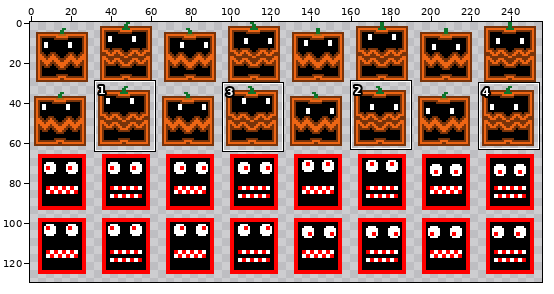
Two states of a sprite sheet, sprites/fantom.png. The picture above shows the old version from afar; the outline marks the close-up.
Close-up. Old version:
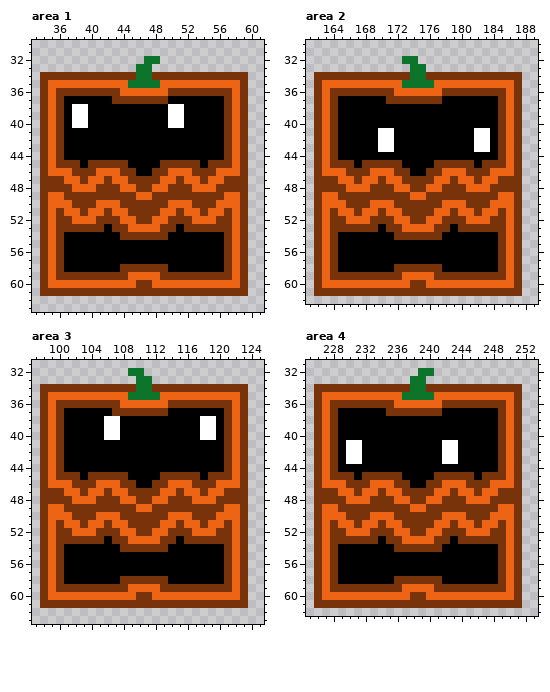
The file is 256x256 pixels. Shown: area 1: x 33..61, y 30..63; area 2: x 161..189, y 30..62; area 3: x 97..125, y 31..63; area 4: x 225..253, y 31..62. The wide view leaves out empty margins. The commit also changed other parts of the picture, which this record leaves out.
After the commit:
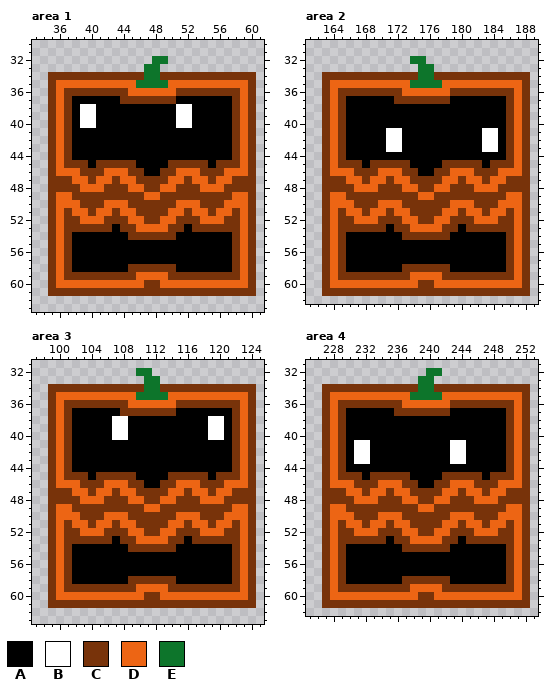
Palette (. is transparent): A #000000  B #ffffff  C #78330a  D #ed6514  E #0d752b
What changed:
Area 1:
y 32: x 47 E -> .; x 49 . -> E
y 33: x 46 E -> .; x 48 . -> E
y 34: x 34 C -> .; x 46 E -> C; x 48 C -> E; x 60 . -> C
y 35: x 34..35 CD -> .C; x 45 E -> D; x 49 D -> E; x 59..60 C. -> DC
y 36: x 34..36 CDC -> .CD; x 44 D -> C; x 50 C -> D; x 58..60 DC. -> CDC
y 37: x 34..37 CDCA -> .CDC; x 43 C -> A; x 50 A -> C; x 57..60 CDC. -> ACDC
y 38..40: x 34..38 CDCAB -> .CDCA; x 40 A -> B; x 50 B -> A; x 52 A -> B; x 57..60 CDC. -> ACDC
y 41..44: x 34..37 CDCA -> .CDC; x 57..60 CDC. -> ACDC
y 45: x 34..36 CDC -> .CD; x 39..40 AC -> CA; x 45 A -> C; x 49 C -> A; x 54..55 AC -> CA; x 58..60 DC. -> CDC
y 46: x 34..35 CD -> .C; x 38 C -> D; x 41 D -> C; x 44 C -> D; x 46 A -> C; x 48 C -> A; x 50 D -> C; x 53 C -> D; x 56 D -> C; x 59..60 C. -> DC
y 47: x 34 C -> .; x 37 D -> C; x 39..40 CD -> DC; x 42..43 CD -> DC; x 45 C -> D; x 49 D -> C; x 51..52 CD -> DC; x 54..55 CD -> DC; x 57 C -> D; x 60 . -> C
y 48: x 34 C -> .; x 38 D -> C; x 41 C -> D; x 44 D -> C; x 46 C -> D; x 48 D -> C; x 50 C -> D; x 53 D -> C; x 56 C -> D; x 60 . -> C
y 49: x 34..35 CD -> .C; x 37 C -> D; x 46 D -> C; x 48 C -> D; x 57 D -> C; x 59..60 C. -> DC
y 50: x 34..35 CD -> .C; x 38 C -> D; x 41 D -> C; x 44 C -> D; x 50 D -> C; x 53 C -> D; x 56 D -> C; x 59..60 C. -> DC
y 51: x 34..37 CDCD -> .CDC; x 39..40 CD -> DC; x 42..43 CD -> DC; x 45 C -> D; x 49 D -> C; x 51..52 CD -> DC; x 54..55 CD -> DC; x 57..60 CDC. -> DCDC
y 52: x 34..36 CDC -> .CD; x 38 D -> C; x 41 C -> D; x 44 D -> C; x 46 C -> D; x 48 D -> C; x 50 C -> D; x 53 D -> C; x 56 C -> D; x 58..60 DC. -> CDC
y 53: x 34..36 CDC -> .CD; x 42..43 AC -> CA; x 45 D -> C; x 49 C -> D; x 51..52 AC -> CA; x 58..60 DC. -> CDC
y 54: x 34..37 CDCA -> .CDC; x 44 C -> A; x 50 A -> C; x 57..60 CDC. -> ACDC
y 55..57: x 34..37 CDCA -> .CDC; x 57..60 CDC. -> ACDC
y 58: x 34..37 CDCA -> .CDC; x 44 C -> A; x 50 A -> C; x 57..60 CDC. -> ACDC
y 59: x 34..36 CDC -> .CD; x 45 D -> C; x 49 C -> D; x 58..60 DC. -> CDC
y 60: x 34..35 CD -> .C; x 46 C -> D; x 48 D -> C; x 59..60 C. -> DC
y 61: x 34 C -> .; x 60 . -> C
Area 2:
y 32: x 173 E -> .; x 175 . -> E
y 33: x 174 E -> .; x 176 . -> E
y 34: x 162 C -> .; x 174 E -> C; x 176 C -> E; x 188 . -> C
y 35: x 162..163 CD -> .C; x 173 E -> D; x 177 D -> E; x 187..188 C. -> DC
y 36: x 162..164 CDC -> .CD; x 172 D -> C; x 178 C -> D; x 186..188 DC. -> CDC
y 37: x 162..165 CDCA -> .CDC; x 171 C -> A; x 178 A -> C; x 185..188 CDC. -> ACDC
y 38..40: x 162..165 CDCA -> .CDC; x 185..188 CDC. -> ACDC
y 41..43: x 162..165 CDCA -> .CDC; x 170 B -> A; x 172 A -> B; x 182 B -> A; x 184..188 ACDC. -> BACDC
y 44: x 162..165 CDCA -> .CDC; x 185..188 CDC. -> ACDC
y 45: x 162..164 CDC -> .CD; x 167..168 AC -> CA; x 173 A -> C; x 177 C -> A; x 182..183 AC -> CA; x 186..188 DC. -> CDC
y 46: x 162..163 CD -> .C; x 166 C -> D; x 169 D -> C; x 172 C -> D; x 174 A -> C; x 176 C -> A; x 178 D -> C; x 181 C -> D; x 184 D -> C; x 187..188 C. -> DC
y 47: x 162 C -> .; x 165 D -> C; x 167..168 CD -> DC; x 170..171 CD -> DC; x 173 C -> D; x 177 D -> C; x 179..180 CD -> DC; x 182..183 CD -> DC; x 185 C -> D; x 188 . -> C
y 48: x 162 C -> .; x 166 D -> C; x 169 C -> D; x 172 D -> C; x 174 C -> D; x 176 D -> C; x 178 C -> D; x 181 D -> C; x 184 C -> D; x 188 . -> C
y 49: x 162..163 CD -> .C; x 165 C -> D; x 174 D -> C; x 176 C -> D; x 185 D -> C; x 187..188 C. -> DC
y 50: x 162..163 CD -> .C; x 166 C -> D; x 169 D -> C; x 172 C -> D; x 178 D -> C; x 181 C -> D; x 184 D -> C; x 187..188 C. -> DC
y 51: x 162..165 CDCD -> .CDC; x 167..168 CD -> DC; x 170..171 CD -> DC; x 173 C -> D; x 177 D -> C; x 179..180 CD -> DC; x 182..183 CD -> DC; x 185..188 CDC. -> DCDC
y 52: x 162..164 CDC -> .CD; x 166 D -> C; x 169 C -> D; x 172 D -> C; x 174 C -> D; x 176 D -> C; x 178 C -> D; x 181 D -> C; x 184 C -> D; x 186..188 DC. -> CDC
y 53: x 162..164 CDC -> .CD; x 170..171 AC -> CA; x 173 D -> C; x 177 C -> D; x 179..180 AC -> CA; x 186..188 DC. -> CDC
y 54: x 162..165 CDCA -> .CDC; x 172 C -> A; x 178 A -> C; x 185..188 CDC. -> ACDC
y 55..57: x 162..165 CDCA -> .CDC; x 185..188 CDC. -> ACDC
y 58: x 162..165 CDCA -> .CDC; x 172 C -> A; x 178 A -> C; x 185..188 CDC. -> ACDC
y 59: x 162..164 CDC -> .CD; x 173 D -> C; x 177 C -> D; x 186..188 DC. -> CDC
y 60: x 162..163 CD -> .C; x 174 C -> D; x 176 D -> C; x 187..188 C. -> DC
y 61: x 162 C -> .; x 188 . -> C
Area 3:
y 32: x 109 E -> .; x 111 . -> E
y 33: x 110 E -> .; x 112 . -> E
y 34: x 98 C -> .; x 110 E -> C; x 112 C -> E; x 124 . -> C
y 35: x 98..99 CD -> .C; x 109 E -> D; x 113 D -> E; x 123..124 C. -> DC
y 36: x 98..100 CDC -> .CD; x 108 D -> C; x 114 C -> D; x 122..124 DC. -> CDC
y 37: x 98..101 CDCA -> .CDC; x 107 C -> A; x 114 A -> C; x 121..124 CDC. -> ACDC
y 38..40: x 98..101 CDCA -> .CDC; x 106 B -> A; x 108 A -> B; x 118 B -> A; x 120..124 ACDC. -> BACDC
y 41..44: x 98..101 CDCA -> .CDC; x 121..124 CDC. -> ACDC
y 45: x 98..100 CDC -> .CD; x 103..104 AC -> CA; x 109 A -> C; x 113 C -> A; x 118..119 AC -> CA; x 122..124 DC. -> CDC
y 46: x 98..99 CD -> .C; x 102 C -> D; x 105 D -> C; x 108 C -> D; x 110 A -> C; x 112 C -> A; x 114 D -> C; x 117 C -> D; x 120 D -> C; x 123..124 C. -> DC
y 47: x 98 C -> .; x 101 D -> C; x 103..104 CD -> DC; x 106..107 CD -> DC; x 109 C -> D; x 113 D -> C; x 115..116 CD -> DC; x 118..119 CD -> DC; x 121 C -> D; x 124 . -> C
y 48: x 98 C -> .; x 102 D -> C; x 105 C -> D; x 108 D -> C; x 110 C -> D; x 112 D -> C; x 114 C -> D; x 117 D -> C; x 120 C -> D; x 124 . -> C
y 49: x 98..99 CD -> .C; x 101 C -> D; x 110 D -> C; x 112 C -> D; x 121 D -> C; x 123..124 C. -> DC
y 50: x 98..99 CD -> .C; x 102 C -> D; x 105 D -> C; x 108 C -> D; x 114 D -> C; x 117 C -> D; x 120 D -> C; x 123..124 C. -> DC
y 51: x 98..101 CDCD -> .CDC; x 103..104 CD -> DC; x 106..107 CD -> DC; x 109 C -> D; x 113 D -> C; x 115..116 CD -> DC; x 118..119 CD -> DC; x 121..124 CDC. -> DCDC
y 52: x 98..100 CDC -> .CD; x 102 D -> C; x 105 C -> D; x 108 D -> C; x 110 C -> D; x 112 D -> C; x 114 C -> D; x 117 D -> C; x 120 C -> D; x 122..124 DC. -> CDC
y 53: x 98..100 CDC -> .CD; x 106..107 AC -> CA; x 109 D -> C; x 113 C -> D; x 115..116 AC -> CA; x 122..124 DC. -> CDC
y 54: x 98..101 CDCA -> .CDC; x 108 C -> A; x 114 A -> C; x 121..124 CDC. -> ACDC
y 55..57: x 98..101 CDCA -> .CDC; x 121..124 CDC. -> ACDC
y 58: x 98..101 CDCA -> .CDC; x 108 C -> A; x 114 A -> C; x 121..124 CDC. -> ACDC
y 59: x 98..100 CDC -> .CD; x 109 D -> C; x 113 C -> D; x 122..124 DC. -> CDC
y 60: x 98..99 CD -> .C; x 110 C -> D; x 112 D -> C; x 123..124 C. -> DC
y 61: x 98 C -> .; x 124 . -> C
Area 4:
y 32: x 239 E -> .; x 241 . -> E
y 33: x 238 E -> .; x 240 . -> E
y 34: x 226 C -> .; x 238 E -> C; x 240 C -> E; x 252 . -> C
y 35: x 226..227 CD -> .C; x 237 E -> D; x 241 D -> E; x 251..252 C. -> DC
y 36: x 226..228 CDC -> .CD; x 236 D -> C; x 242 C -> D; x 250..252 DC. -> CDC
y 37: x 226..229 CDCA -> .CDC; x 235 C -> A; x 242 A -> C; x 249..252 CDC. -> ACDC
y 38..40: x 226..229 CDCA -> .CDC; x 249..252 CDC. -> ACDC
y 41..43: x 226..230 CDCAB -> .CDCA; x 232 A -> B; x 242 B -> A; x 244 A -> B; x 249..252 CDC. -> ACDC
y 44: x 226..229 CDCA -> .CDC; x 249..252 CDC. -> ACDC
y 45: x 226..228 CDC -> .CD; x 231..232 AC -> CA; x 237 A -> C; x 241 C -> A; x 246..247 AC -> CA; x 250..252 DC. -> CDC
y 46: x 226..227 CD -> .C; x 230 C -> D; x 233 D -> C; x 236 C -> D; x 238 A -> C; x 240 C -> A; x 242 D -> C; x 245 C -> D; x 248 D -> C; x 251..252 C. -> DC
y 47: x 226 C -> .; x 229 D -> C; x 231..232 CD -> DC; x 234..235 CD -> DC; x 237 C -> D; x 241 D -> C; x 243..244 CD -> DC; x 246..247 CD -> DC; x 249 C -> D; x 252 . -> C
y 48: x 226 C -> .; x 230 D -> C; x 233 C -> D; x 236 D -> C; x 238 C -> D; x 240 D -> C; x 242 C -> D; x 245 D -> C; x 248 C -> D; x 252 . -> C
y 49: x 226..227 CD -> .C; x 229 C -> D; x 238 D -> C; x 240 C -> D; x 249 D -> C; x 251..252 C. -> DC
y 50: x 226..227 CD -> .C; x 230 C -> D; x 233 D -> C; x 236 C -> D; x 242 D -> C; x 245 C -> D; x 248 D -> C; x 251..252 C. -> DC
y 51: x 226..229 CDCD -> .CDC; x 231..232 CD -> DC; x 234..235 CD -> DC; x 237 C -> D; x 241 D -> C; x 243..244 CD -> DC; x 246..247 CD -> DC; x 249..252 CDC. -> DCDC
y 52: x 226..228 CDC -> .CD; x 230 D -> C; x 233 C -> D; x 236 D -> C; x 238 C -> D; x 240 D -> C; x 242 C -> D; x 245 D -> C; x 248 C -> D; x 250..252 DC. -> CDC
y 53: x 226..228 CDC -> .CD; x 234..235 AC -> CA; x 237 D -> C; x 241 C -> D; x 243..244 AC -> CA; x 250..252 DC. -> CDC
y 54: x 226..229 CDCA -> .CDC; x 236 C -> A; x 242 A -> C; x 249..252 CDC. -> ACDC
y 55..57: x 226..229 CDCA -> .CDC; x 249..252 CDC. -> ACDC
y 58: x 226..229 CDCA -> .CDC; x 236 C -> A; x 242 A -> C; x 249..252 CDC. -> ACDC
y 59: x 226..228 CDC -> .CD; x 237 D -> C; x 241 C -> D; x 250..252 DC. -> CDC
y 60: x 226..227 CD -> .C; x 238 C -> D; x 240 D -> C; x 251..252 C. -> DC
y 61: x 226 C -> .; x 252 . -> C
